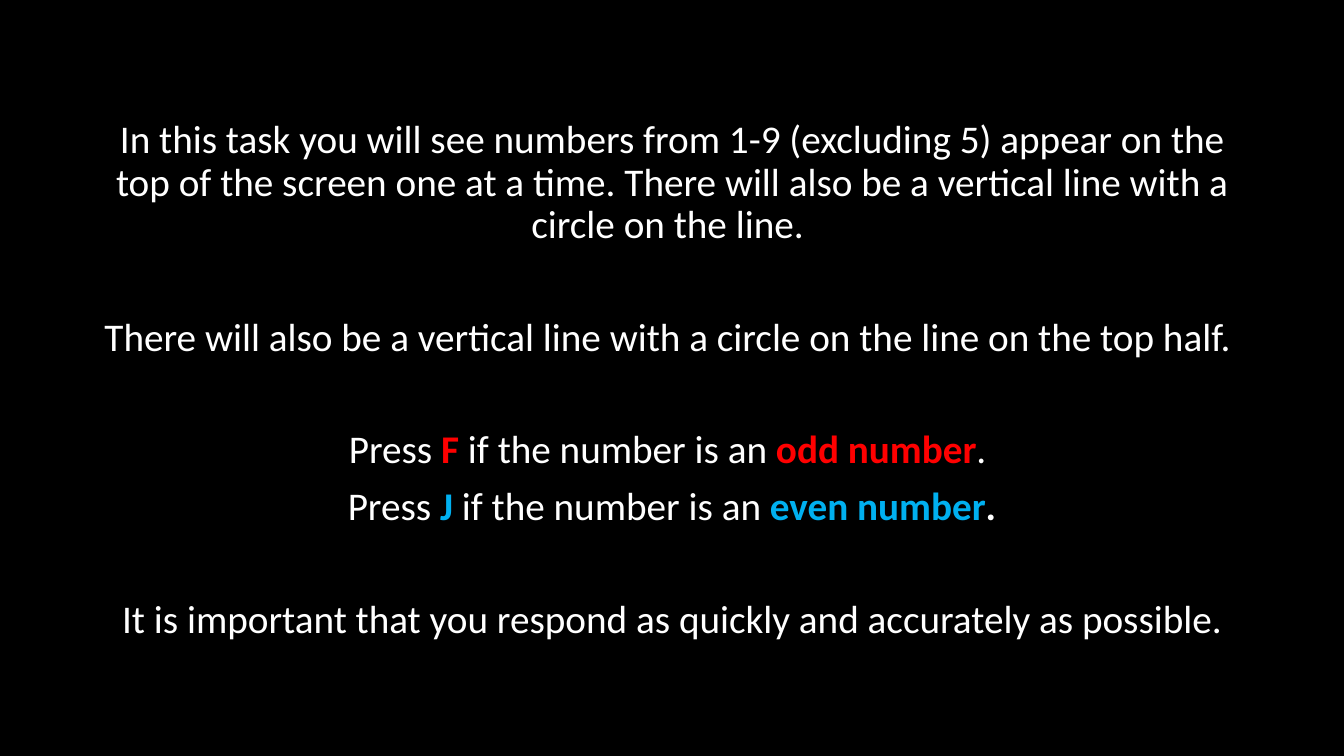
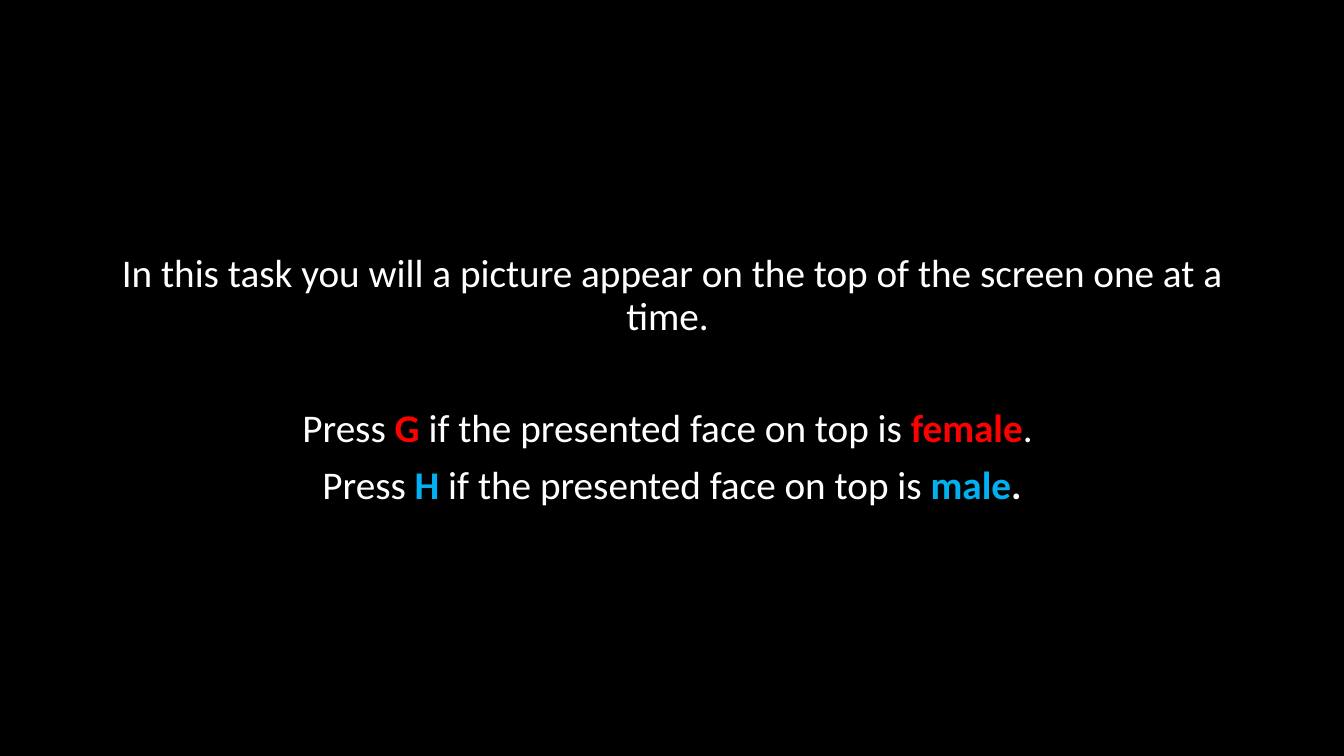
Before and after one commit to winsonfzyang/mindfulness_flexibility, a slide deck: slide 2 of instructions/affflex.pptx. Drawn at 1344x756 pixels with LibreOffice and Linux fonts; fonts in the diff are those of the drawing. Boxes give left, top, right and bottom in pixels: in the first picture for what was removed or moved away, otherwise in the second. Text is boxed around its words. In the diff, an @@ line names an element or a change of style, - is before the commit and + after.

```diff
--- a/instructions/affflex.pptx
+++ b/instructions/affflex.pptx
@@ text at [122,259,1222,506]: text changed @@
-In this task you will see numbers from 1-9 (excluding 5) appear on the top of the screen one at a time. There will also be a vertical line with a circle on the line.
-There will also be a vertical line with a circle on the line on the top half.
-Press F if the number is an odd number.
-Press J if the number is an even number.
-It is important that you respond as quickly and accurately as possible.
+In this task you will a picture appear on the top of the screen one at a time.
+Press G if the presented face on top is female.
+Press H if the presented face on top is male.
```
Also in this commit, not shown: 1 other slide changed, 6 slides added, 10 slides removed, 1 other file.
